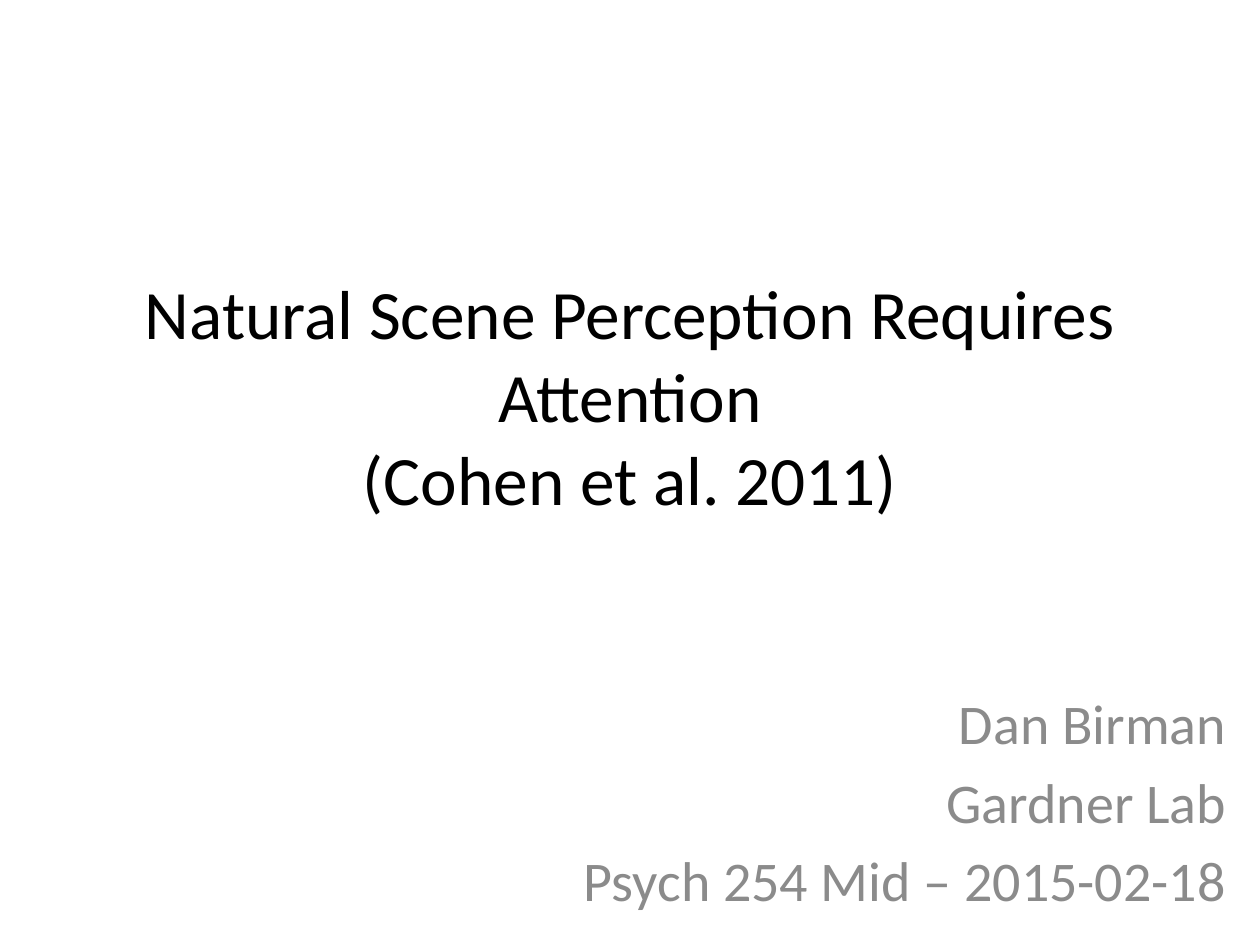
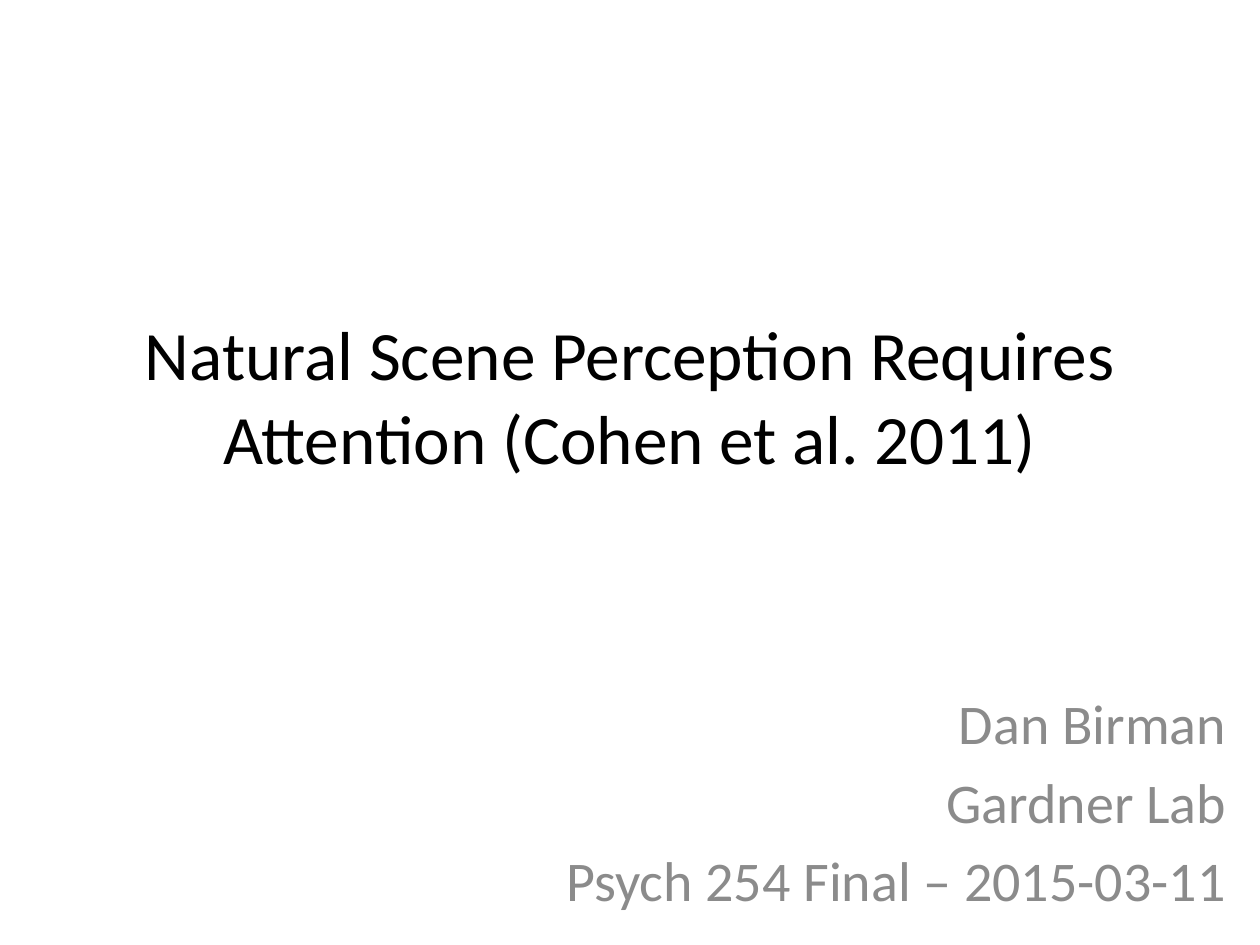
Before and after one commit to dbirman/repo254, a slide deck: slide 1 of docs/20150311_birman_psych254final.pptx. Drawn at 1260x945 pixels with LibreOffice and Linux fonts; fonts in the diff are those of the drawing. Boxes give left, top, right and bottom in pixels: in the first picture for what was removed or moved away, otherwise in the second. Text is boxed around its words. In the diff, an @@ line names an element or a change of style, - is before the commit and + after.

```diff
--- a/docs/20150311_birman_psych254final.pptx
+++ b/docs/20150311_birman_psych254final.pptx
@@ title "Natural Scene Perception Requires Attention ..." rewrapped from (x1=145, y1=291, x2=1114, y2=515) to (x1=145, y1=332, x2=1114, y2=474) @@
@@ subtitle at (x1=566, y1=862, x2=1225, y2=910): text changed @@
-Psych 254 Mid – 2015-02-18
+Psych 254 Final – 2015-03-11
```
Also in this commit, not shown: 3 other slides changed, 5 slides added, 1 other file.
